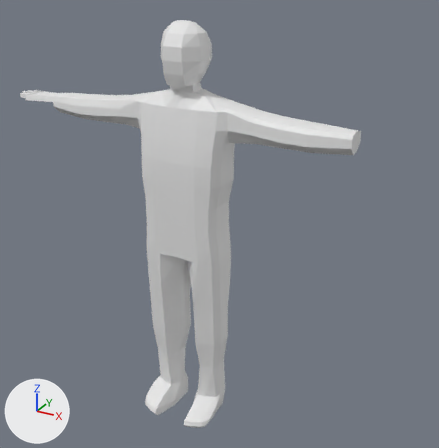
Before and after pictures for a commit that changed the Blender file Source Art/Characters/Cartel/CartelSoldier_Basic_1.blend.
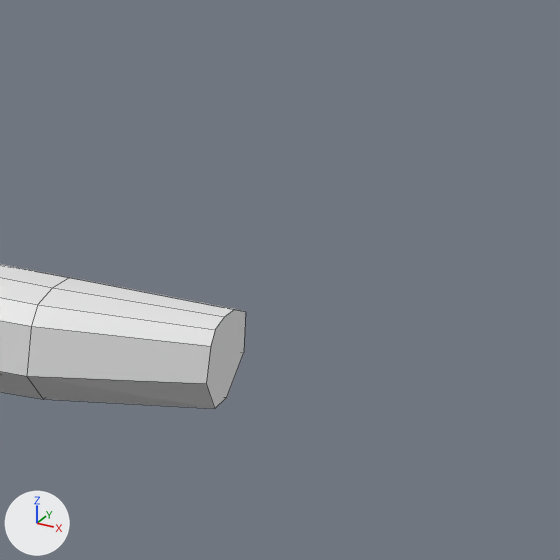
The first picture shows the older version from a camera (50 mm lens) standing at (15.0, -23.9, 23.1) and looking at (1.4, 0.8, 10.8). The close-ups show both versions on the part from 68% to 100% of the width and 12% to 43% of the height of that picture; other places that the commit changed are outside them. Every picture has the same lights, and +X, +Y and +Z are marked at lower left. The close-ups show mesh edges as thin lines.

The first close-up shows 'Body'.
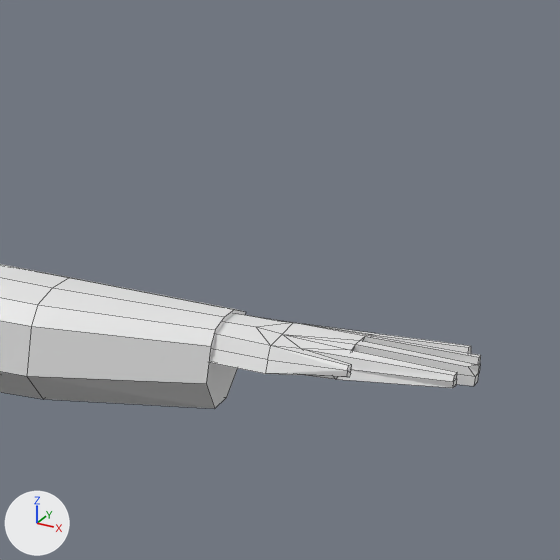
Pixel boxes (x1, y1, x2, y2) of what changed, in the close-ups (560 x 560 px):
'Body', reshaped
    before: (0, 264, 245, 409)
    after: (0, 264, 481, 409)
part 1 of me_plane_001, added
    after: (210, 314, 481, 388)

What changed in the scene script:
```text
Change me_plane_001:
    used by ob_body; location = (-0.06, 0.0, 8.27); rotation_euler = (1.571, 0.0, 0.0), in degrees (90, 0, 0); scale = (0.0591, 0.0591, 0.0591)
    remove me_plane_001.from_pydata(...)  # 467 vertices, 479 faces; spans x -180.0..138.0, y -145.0..156.0, z -29.0..38.0
    add me_plane_001.from_pydata(...)  # 543 vertices, 563 faces; spans x -180.0..181.0, y -145.0..156.0, z -29.0..38.0
    me_plane_001 part 1: a new loose piece of 77 vertices spanning x 135.0..181.0, y 132.0..138.0, z -20.0..7.0
```
